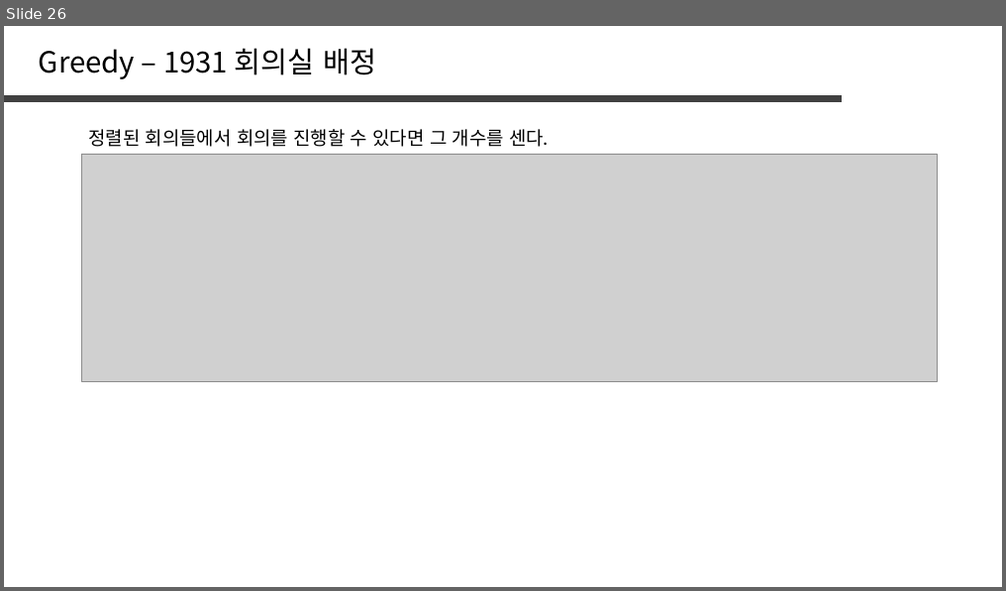
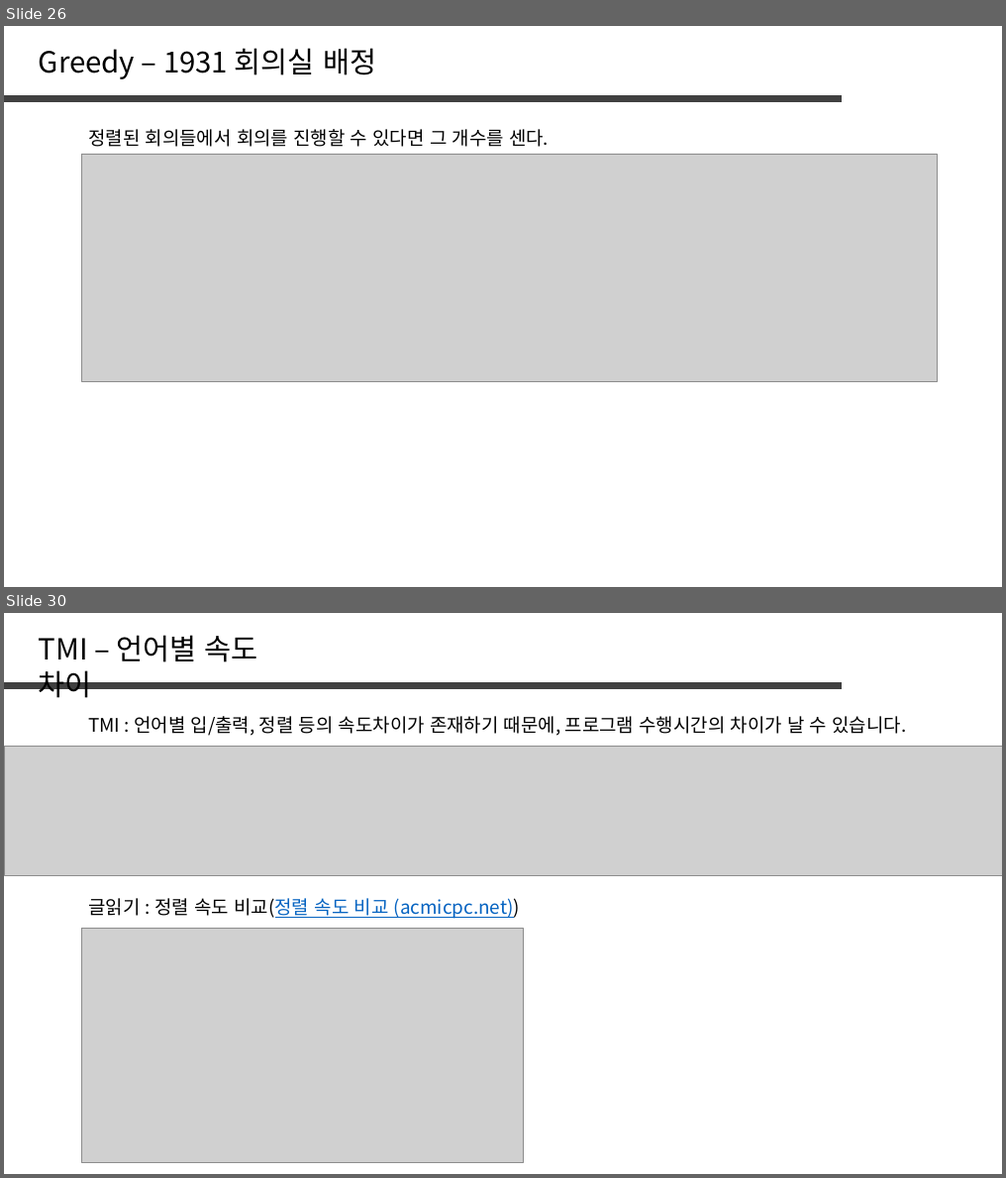
Before and after one commit to jaehoo1/PS-study, a slide deck: study/6_Greedy.pptx. Shown one above the other, each under a label of ours: slide 26 before the commit, slides 26 and 30 after it; the slides between them are not shown. The pictures are 1006x591 and 1006x1178 pixels, drawn with LibreOffice and Linux fonts; fonts in the diff are those of the drawing; grey boxes stand for pictures. Boxes give left, top, right and bottom in pixels: in the first picture for what was removed or moved away, otherwise in the second. Text is boxed around its words. In the diff, an @@ line names an element or a change of style, - is before the commit and + after.

```diff
--- a/study/6_Greedy.pptx
+++ b/study/6_Greedy.pptx
@@ slide 30 added at [4, 613, 1002, 1174], background #FFFFFF @@
@@ text added at [39, 635, 258, 698], 28 pt, text #000000 @@
+TMI – 언어별 속도 차이
@@ line added from (4, 685) to (843, 685), #404040 6 pt @@
@@ text added at [88, 716, 906, 736], 18 pt, text #000000 @@
+TMI : 언어별 입/출력, 정렬 등의 속도차이가 존재하기 때문에, 프로그램 수행시간의 차이가 날 수 있습니다.
@@ picture added at [4, 746, 1002, 875] @@
@@ text added at [88, 898, 520, 919], 18 pt, text #0563C1, underline @@
+글읽기 : 정렬 속도 비교(정렬 속도 비교 (acmicpc.net))
@@ picture added at [81, 928, 524, 1163] @@
```
Also in this commit, not shown: 3 slides changed, 2 other slides added.
